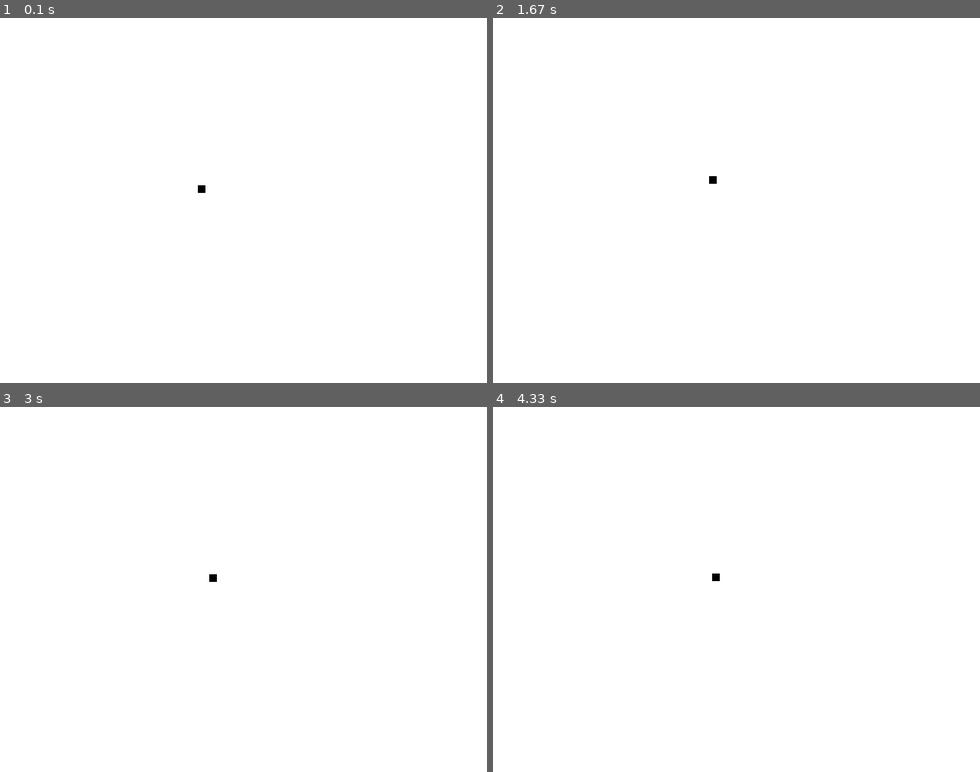
Above: before the commit, frames 1-4 (two rows, left to right).
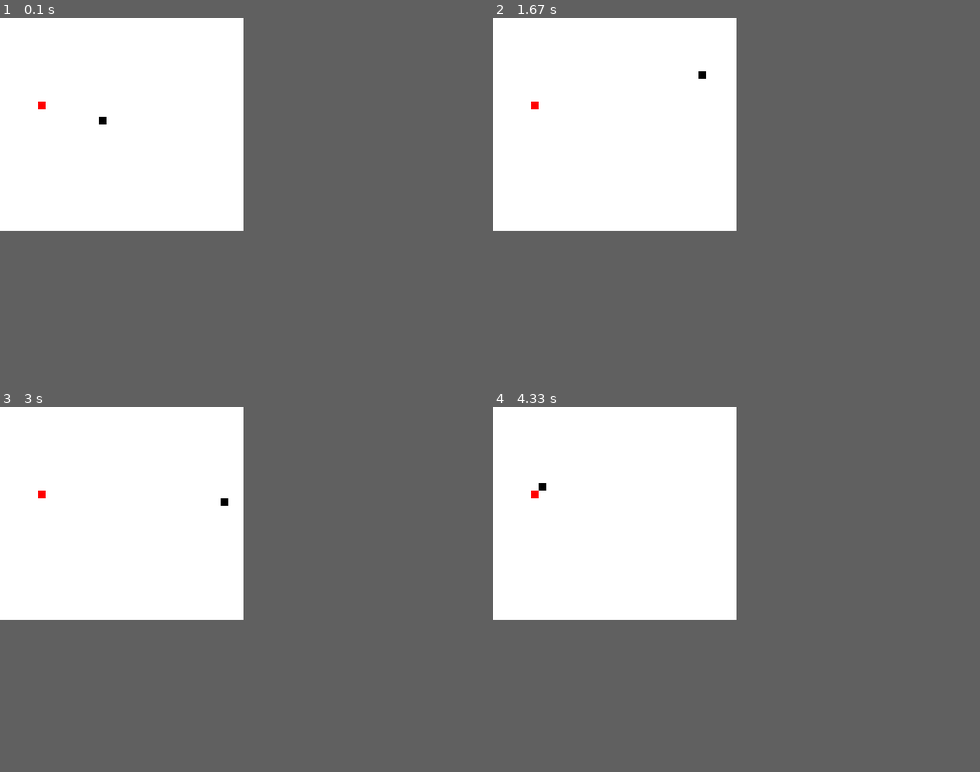
Above: after the commit, the same moments.

Repository: AryelPenido/Snake-com-Pygame
Game: pygame game, started from 1.py
Same seed, same stepped clock (60 frames per second), same inputs: the game is played once before the commit and once after it.
Inputs:
- Up to frame 1 (0.1 s): no input
- Up to frame 2 (1.67 s): hold Right 0.33-0.8 s; hold Up 0.83-1.13 s; hold Right 1.17-1.63 s
- Up to frame 3 (3 s): hold Down 2.23-2.53 s; hold Left 2.57-2.97 s
- Up to frame 4 (4.33 s): hold Up 3-3.37 s; hold Right 3.4-4.03 s; hold Down from 4.07 s (still down)
The window is 640x480 before the commit and 320x280 after it. Grey fills any space a smaller window leaves; there, only what the larger window draws over its background counts as a difference.

The runs differ from the first frame. In frame 1, 0.1% of the frame differs, in the area x 7-43%, y 22-48%; in frame 2, 0.1%; in frame 3, 0.1%; in frame 4, 0.1%.

Commit message:
Jogo "finalizado"

Diff:
--- a/1.py
+++ b/1.py
@@ -12,45 +12,125 @@
 except:
     print("o modulo não foi inicializado")
 
-largura = 640
-altura = 480
+largura = 320
+altura = 280
 tamanho = 10
-pos_x = randint(0,(largura-tamanho)/10)*10
-pos_y = randint(0,(altura-tamanho)/10)*10
-velocidade_x = 0
-velocidade_y = 0
 
+relogio = pygame.time.Clock()
 fundo = pygame.display.set_mode((largura,altura))
 pygame.display.set_caption("Snake")
+font = pygame.font.SysFont(None,15)
 
-sair = True
+def texto(msg,cor):
+    texto1 = font.render(msg,True,cor)
+    fundo.blit(texto1,[largura/10, altura/2])
 
-while sair:
-    for event in pygame.event.get():
-        if event.type == pygame.QUIT:
-            sair= False
-        if event.type == pygame.KEYDOWN:
-            if event.key == pygame.K_LEFT:
-                pos_x -=10
-                velocidade_y = 0
-                velocidade_x =-0.08
-            if event.key == pygame.K_RIGHT:
-                pos_x +=10
-                velocidade_y = 0
-                velocidade_x =0.08
-            if event.key == pygame.K_UP:
-                pos_y -=10
-                velocidade_x =0
-                velocidade_y = -0.08
-            if event.key == pygame.K_DOWN:
-                pos_y+=10
-                velocidade_x =0
-                velocidade_y = 0.08
-    fundo.fill(white)
-    pygame.draw.rect(fundo,black,[pos_x,pos_y,tamanho,tamanho])
-    pos_x+=velocidade_x
-    pos_y+=velocidade_y
-    pygame.display.update()
+def cobra(CobraXY):
+    for XY in CobraXY:
+         pygame.draw.rect(fundo,black,[XY[0],XY[1],tamanho,tamanho])
+
+def maca(pos_x,pos_y):
+     pygame.draw.rect(fundo,red,[pos_x,pos_y,tamanho,tamanho])
 
 
+def jogo():
+    sair = True
+    fimdejogo = False
+    pos_x = randint(0,(largura-tamanho)/10)*10
+    pos_y = randint(0,(altura-tamanho)/10)*10
+    maca_x = randint(0,(largura-tamanho)/10)*10
+    maca_y = randint(0,(altura-tamanho)/10)*10
+    velocidade_x = 0
+    velocidade_y = 0
+    CobraXY = []
+    Cobracomp = 1
+    while sair:
+        while fimdejogo:
+            fundo.fill(white)
+            texto("Fim de jogo, para continuiar tecle C ou S para sair",red)
+            pygame.display.update()
+            for event in pygame.event.get():
+                if event.type == pygame.QUIT:
+                     sair= False
+                     fimdejogo = False
+                if event.type == pygame.KEYDOWN:
+                    if event.key == pygame.K_c:
+
+                        sair = True
+                        fimdejogo = False
+                        pos_x = randint(0,(largura-tamanho)/10)*10
+                        pos_y = randint(0,(altura-tamanho)/10)*10
+                        maca_x = randint(0,(largura-tamanho)/10)*10
+                        maca_y = randint(0,(altura-tamanho)/10)*10
+                        velocidade_x = 0
+                        velocidade_y = 0
+                        CobraXY = []
+                        Cobracomp = 1
+
+                    if event.key == pygame.K_s:
+                        sair = False
+                        fimdejogo = False
+        for event in pygame.event.get():
+            if event.type == pygame.QUIT:
+                 sair= False
+            if event.type == pygame.KEYDOWN:
+                if event.key == pygame.K_LEFT and velocidade_x != tamanho:
+                    pos_x -=10
+                    velocidade_y = 0
+                    velocidade_x =-tamanho
+                if event.key == pygame.K_RIGHT and velocidade_x != -tamanho:
+                    pos_x +=10
+                    velocidade_y = 0
+                    velocidade_x =tamanho
+                if event.key == pygame.K_UP and velocidade_y != tamanho:
+                    pos_y -=10
+                    velocidade_x =0
+                    velocidade_y = -tamanho
+                if event.key == pygame.K_DOWN  and velocidade_y != -tamanho:
+                    pos_y+=10
+                    velocidade_x =0
+                    velocidade_y = tamanho
+        fundo.fill(white)
+        pos_x+=velocidade_x
+        pos_y+=velocidade_y
+
+        if pos_x == maca_x and pos_y == maca_y:
+             maca_x = randint(0,(largura-tamanho)/10)*10
+             maca_y = randint(0,(altura-tamanho)/10)*10
+             Cobracomp += 1
+
+        if pos_x + tamanho > largura:
+            pos_x=0
+        if pos_x< 0:
+            pos_x =largura-tamanho
+        if pos_y + tamanho > altura:
+            pos_y =0
+        if pos_y <0:
+            pos_y = altura-tamanho
+
+
+        CobraInicio =[]
+        CobraInicio = []
+        CobraInicio.append(pos_x)
+        CobraInicio.append(pos_y)
+        CobraXY.append(CobraInicio)
+        if len(CobraXY) > Cobracomp:
+            del CobraXY[0]
+        if any(Bloco == CobraInicio for Bloco in CobraXY[:-1]):
+            fimdejogo= True
+
+
+
+        cobra(CobraXY)
+
+
+
+
+
+        maca(maca_x,maca_y)
+        pygame.display.update()
+        relogio.tick(13)
+
+jogo()
+
 pygame.quit()
